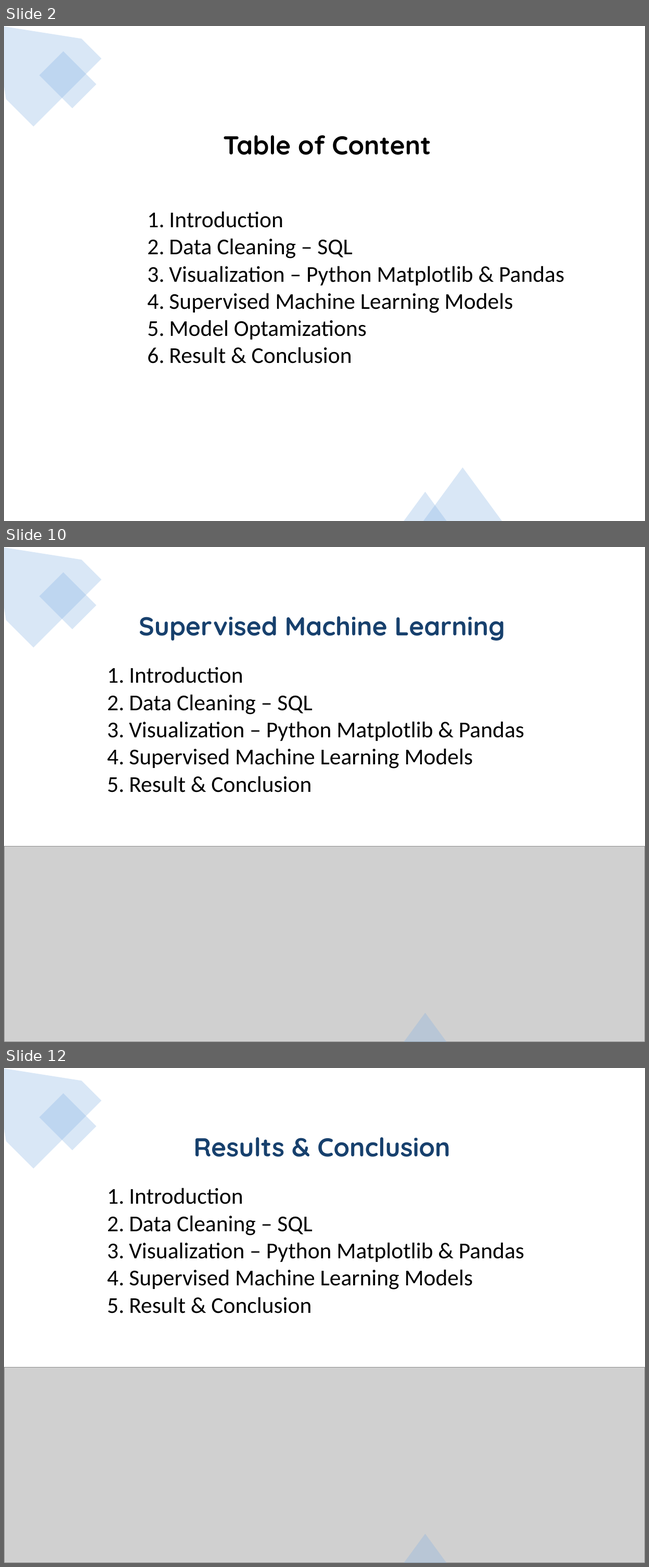
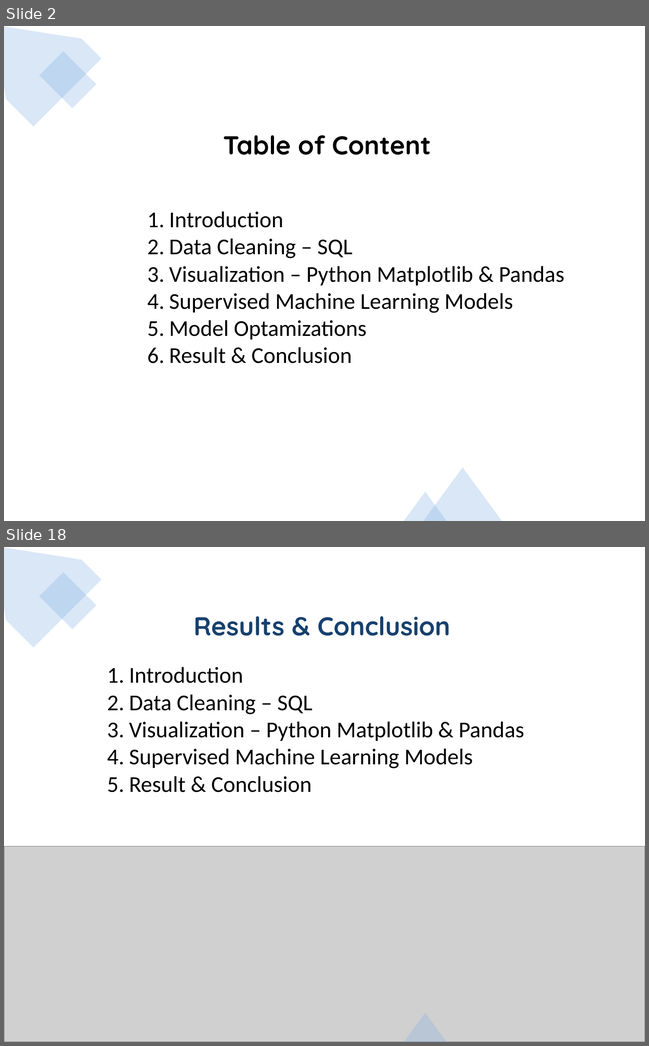
Before and after one commit to jojoalva/Stroke-Project-4, a slide deck: Presentation/Project4_presentation_draft.pptx. Shown one above the other, each under a label of ours: slides 2, 10 and 12 before the commit, slides 2 and 18 after it; the slides between them are not shown. The pictures are 649x1567 and 649x1046 pixels, drawn with LibreOffice and Linux fonts; fonts in the diff are those of the drawing; grey boxes stand for pictures. Boxes give left, top, right and bottom in pixels: in the first picture for what was removed or moved away, otherwise in the second. Text is boxed around its words. In the diff, an @@ line names an element or a change of style, - is before the commit and + after.

```diff
--- a/Presentation/Project4_presentation_draft.pptx
+++ b/Presentation/Project4_presentation_draft.pptx
@@ slide 10 removed at box(4, 547, 645, 1042), background #FFFFFF; not listed: 2 template elements that a slide beside it also shows @@
@@ rectangle removed at box(4, 547, 645, 1042) @@
@@ freeform shape removed at box(4, 547, 101, 648) @@
@@ freeform shape removed at box(495, 547, 645, 654) @@
@@ rectangle removed at box(39, 572, 96, 629) @@
@@ rectangle removed at box(519, 589, 580, 649) @@
@@ text removed at box(139, 616, 505, 641) @@
-Supervised Machine Learning
@@ text removed at box(129, 667, 524, 792) @@
-1. Introduction
-2. Data Cleaning – SQL
-3. Visualization – Python Matplotlib & Pandas
-4. Supervised Machine Learning Models
-5. Result & Conclusion
@@ picture removed at box(4, 847, 645, 1042) @@
@@ triangle removed at box(423, 988, 502, 1042) @@
@@ triangle removed at box(403, 1013, 447, 1042) @@
@@ what was slide 12 is now slide 18 @@
```
Also in this commit, not shown: 6 slides changed, 9 slides added, 2 other slides removed, 1 other file.
